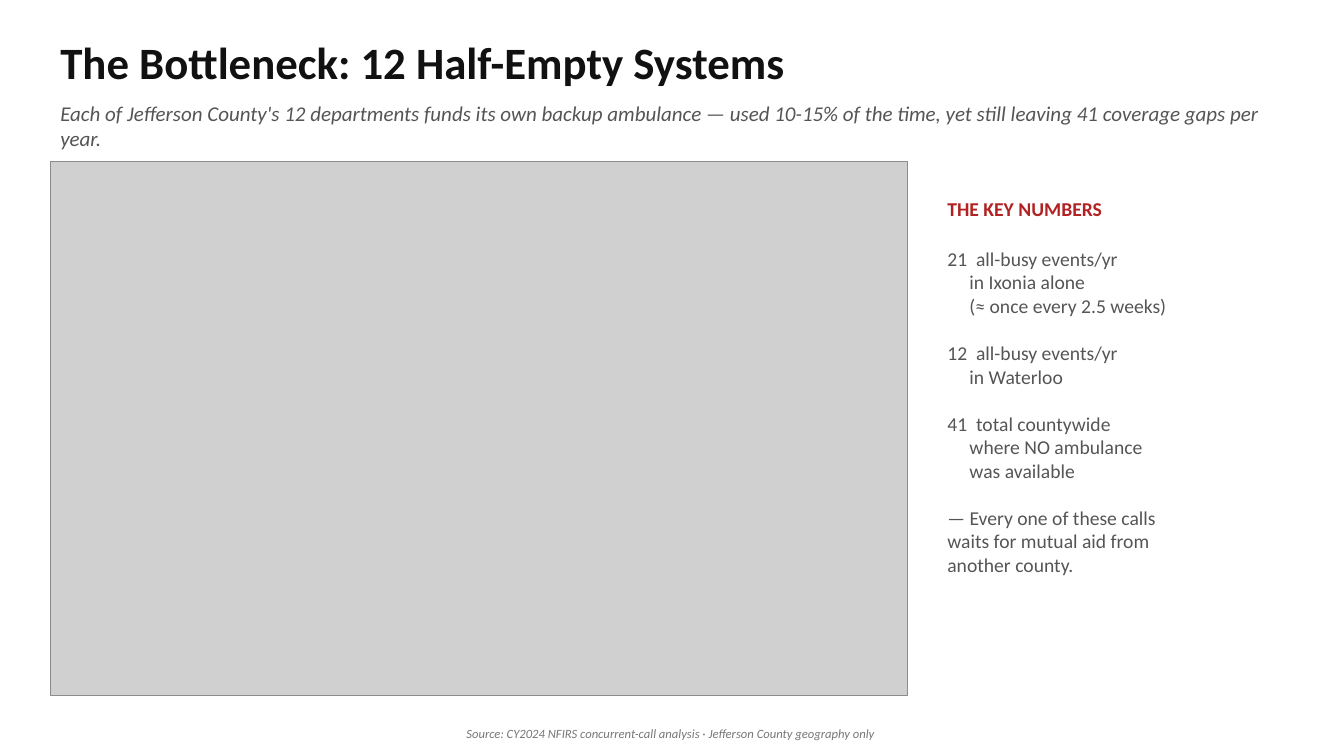
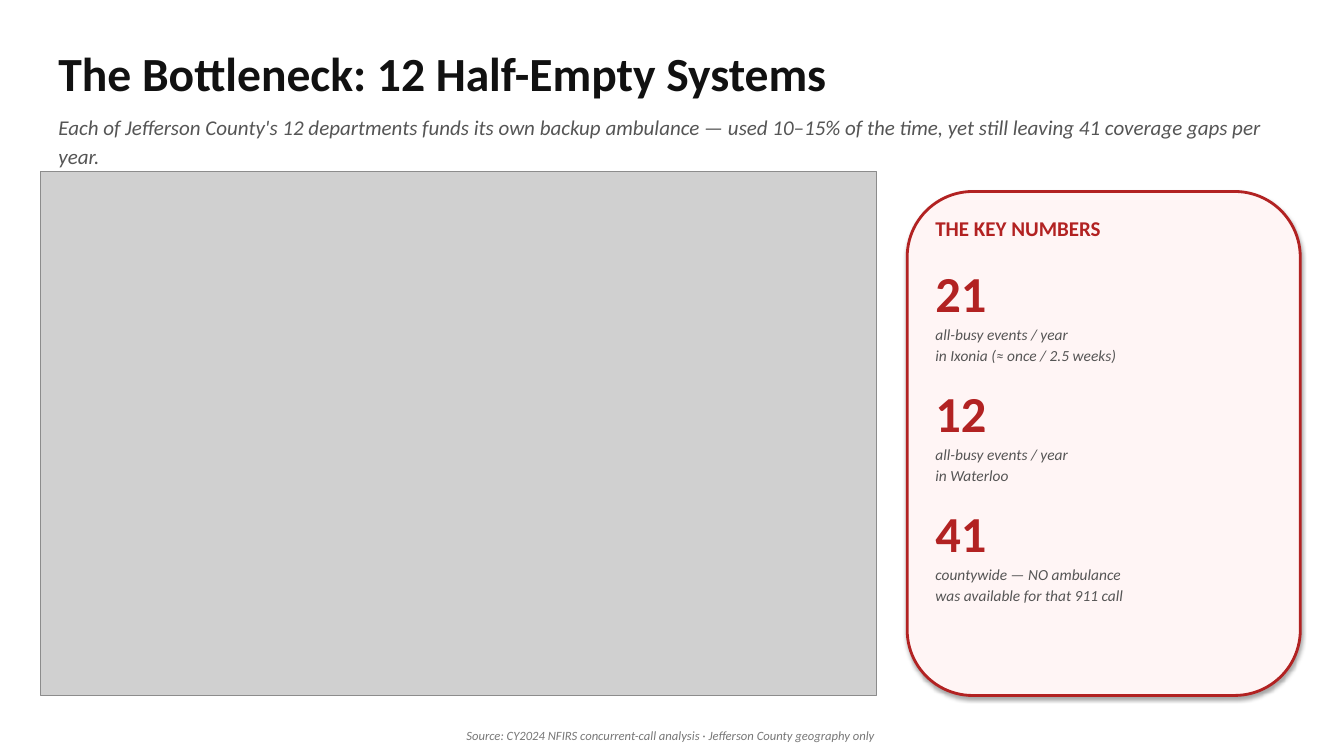
Before and after one commit to patrickgrunklee/jefferson-county-ems-dashboard, a slide deck: slide 2 of pitch_deck_jefferson_ems.pptx. Drawn at 1344x756 pixels with LibreOffice and Linux fonts; fonts in the diff are those of the drawing; grey boxes stand for pictures. Boxes give left, top, right and bottom in pixels: in the first picture for what was removed or moved away, otherwise in the second. Text is boxed around its words. In the diff, an @@ line names an element or a change of style, - is before the commit and + after.

```diff
--- a/pitch_deck_jefferson_ems.pptx
+++ b/pitch_deck_jefferson_ems.pptx
@@ text "The Bottleneck: 12 Half-Empty Systems" at [58,57,826,99]: size 32 to 34 pt; line spacing 1 to 1.15 @@
@@ text at [58,120,1260,168]: text changed @@
-Each of Jefferson County's 12 departments funds its own backup ambulance — used 10-15% of the time, yet still leaving 41 coverage gaps per year.
+Each of Jefferson County's 12 departments funds its own backup ambulance — used 10–15% of the time, yet still leaving 41 coverage gaps per year.
@@ picture: place and size @@
-picture at [50,161,907,696]
+picture at [40,171,877,696]
@@ rounded rectangle added at [907,192,1301,696], fill #FFF5F5, outline #B22222 2 pt @@
@@ text "THE KEY NUMBERS": place and size @@
-text "THE KEY NUMBERS" at [947,203,1102,216]
+text "THE KEY NUMBERS" at [935,222,1100,236]
@@ text "THE KEY NUMBERS" at [935,222,1100,236]: size 14 to 15 pt; line spacing 1 to 1.15 @@
@@ text at [935,279,1123,603]: text changed; size 14 to 11 pt; italic on @@
-21 all-busy events/yr
-in Ixonia alone
-(≈ once every 2.5 weeks)
-12 all-busy events/yr
-in Waterloo
-41 total countywide
-where NO ambulance
-was available
-— Every one of these calls
-waits for mutual aid from
-another county.
+21
+all-busy events / year
+in Ixonia (≈ once / 2.5 weeks)
+12
+all-busy events / year
+in Waterloo
+41
+countywide — NO ambulance
+was available for that 911 call
@@ text "Source: CY2024 NFIRS concurrent-call analysis ..." at [466,731,874,742]: line spacing 1 to 1.15 @@
```
Also in this commit, not shown: 3 other slides changed, 2 slides added, 2 slides removed, 3 other files.
